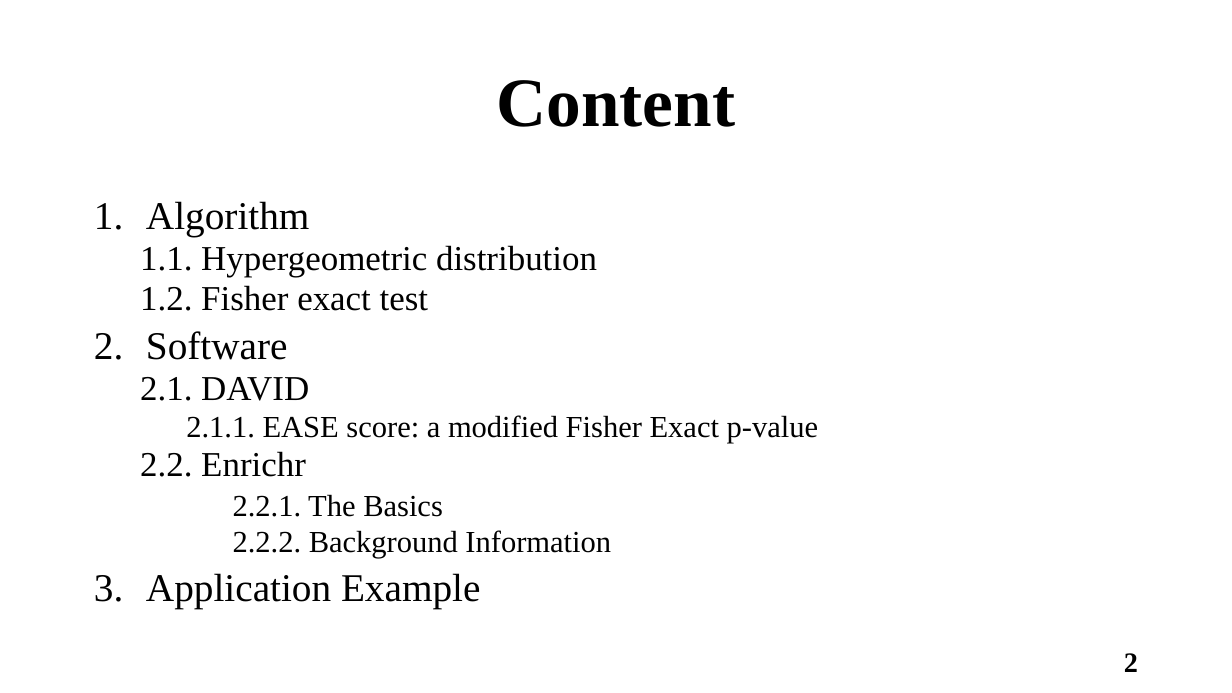
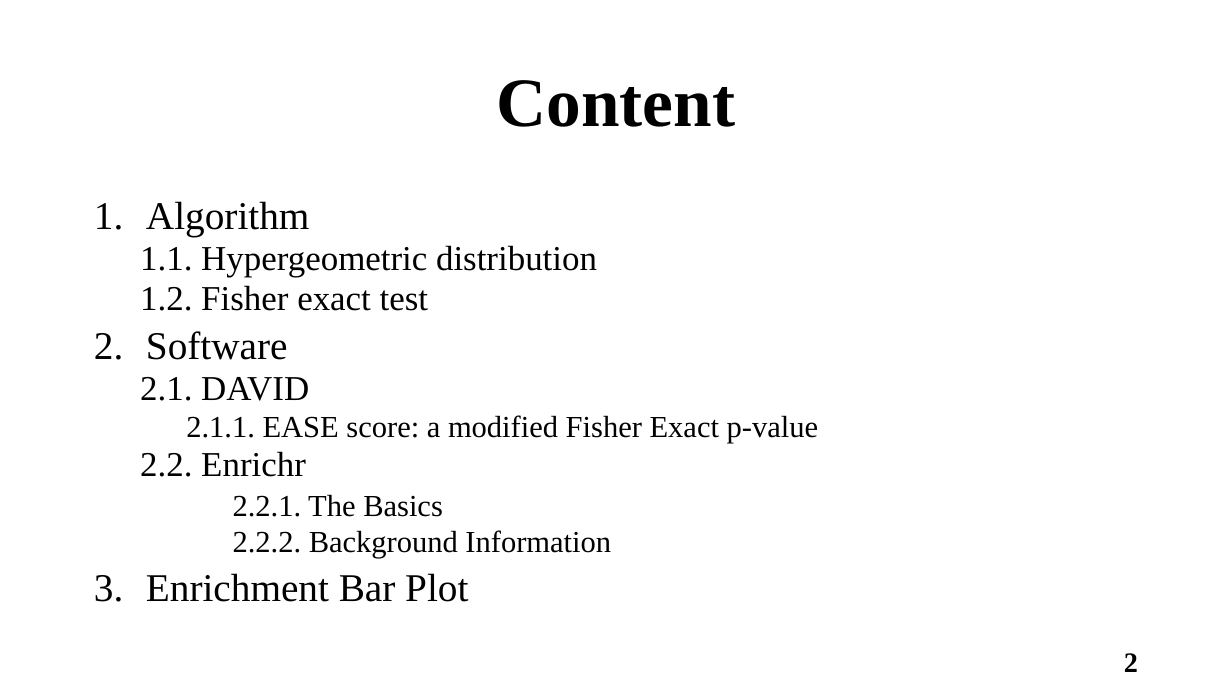
Before and after one commit to Joseph-Lang/Python-Machine-Learning, a slide deck: slide 2 of GeneSetEnrichAnalysis_1102/JournalClub_GSEA1101.pptx. Drawn at 1232x693 pixels with LibreOffice and Linux fonts; fonts in the diff are those of the drawing. Boxes give left, top, right and bottom in pixels: in the first picture for what was removed or moved away, otherwise in the second. Text is boxed around its words. In the diff, an @@ line names an element or a change of style, - is before the commit and + after.

Commit message:
update ppt

```diff
--- a/GeneSetEnrichAnalysis_1102/JournalClub_GSEA1101.pptx
+++ b/GeneSetEnrichAnalysis_1102/JournalClub_GSEA1101.pptx
@@ text at [146,573,468,602]: text changed @@
-3. Application Example
+3. Enrichment Bar Plot
```
Also in this commit, not shown: 4 other slides changed, 1 slide added, 1 slide removed, 1 other file.
